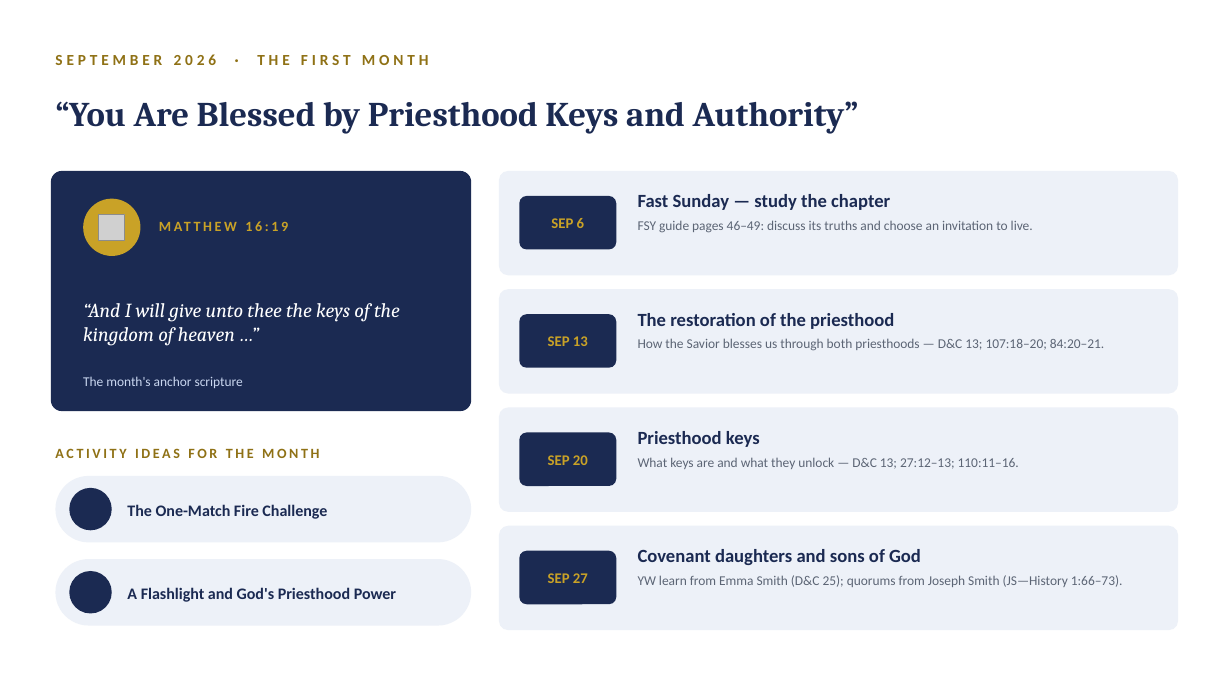
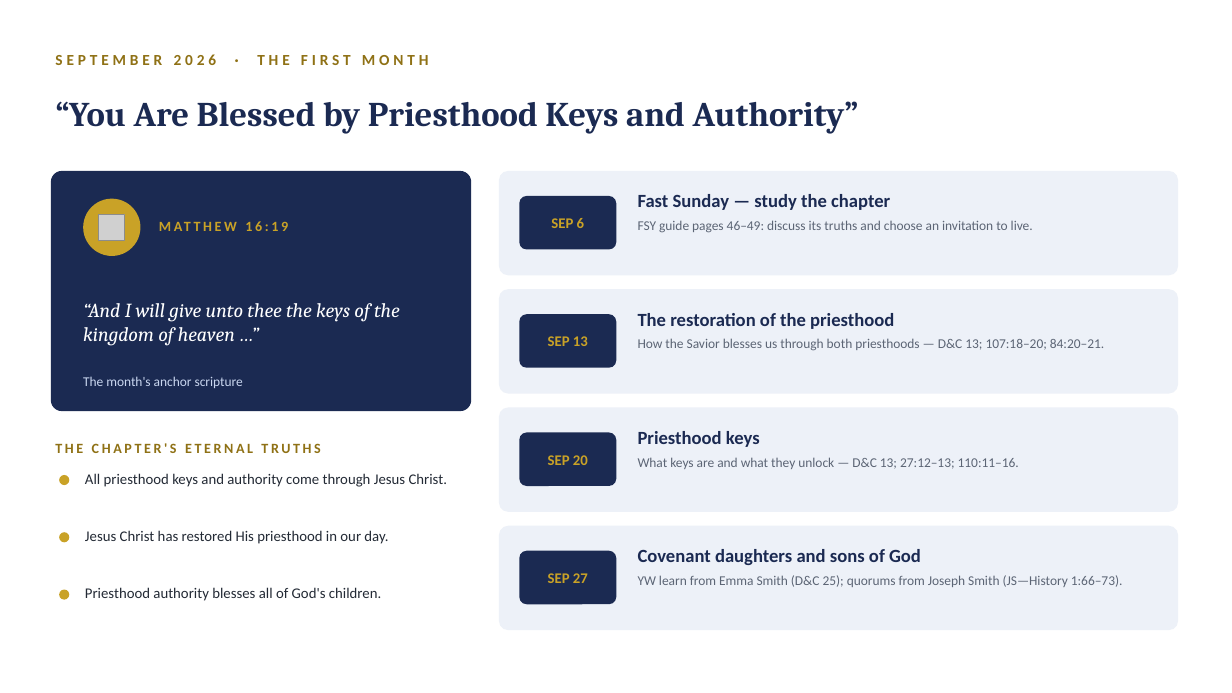
Before and after one commit to hblaylock1/parmagirlscamp, a slide deck: slide 9 of new-sunday-youth-curriculum.pptx (slide 8 before the commit). Drawn at 1232x693 pixels with LibreOffice and Linux fonts; fonts in the diff are those of the drawing; grey boxes stand for pictures; background and template pictures are left out. Boxes give left, top, right and bottom in pixels: in the first picture for what was removed or moved away, otherwise in the second. Text is boxed around its words. In the diff, an @@ line names an element or a change of style, - is before the commit and + after.

```diff
--- a/new-sunday-youth-curriculum.pptx
+++ b/new-sunday-youth-curriculum.pptx
@@ text at [55, 443, 320, 453]: text changed @@
-ACTIVITY IDEAS FOR THE MONTH
+THE CHAPTER'S ETERNAL TRUTHS
@@ rounded rectangle removed at [55, 476, 471, 543] @@
@@ ellipse added at [59, 475, 69, 485], fill #C9A227 @@
@@ text added at [85, 473, 447, 487], 11.5 pt, text #232A35 @@
+All priesthood keys and authority come through Jesus Christ.
@@ ellipse removed at [69, 488, 112, 531] @@
@@ text removed at [127, 504, 327, 519] @@
-The One-Match Fire Challenge
@@ ellipse added at [59, 532, 69, 543], fill #C9A227 @@
@@ text added at [85, 530, 388, 544], 11.5 pt, text #232A35 @@
+Jesus Christ has restored His priesthood in our day.
@@ rounded rectangle removed at [55, 559, 471, 626] @@
@@ ellipse added at [59, 590, 69, 600], fill #C9A227 @@
@@ ellipse removed at [69, 571, 112, 614] @@
@@ text added at [85, 587, 381, 601], 11.5 pt, text #232A35 @@
+Priesthood authority blesses all of God's children.
@@ text removed at [127, 587, 396, 602] @@
-A Flashlight and God's Priesthood Power
```
Also in this commit, not shown: 1 other slide changed, 2 slides added, 1 slide removed, 1 other file.
